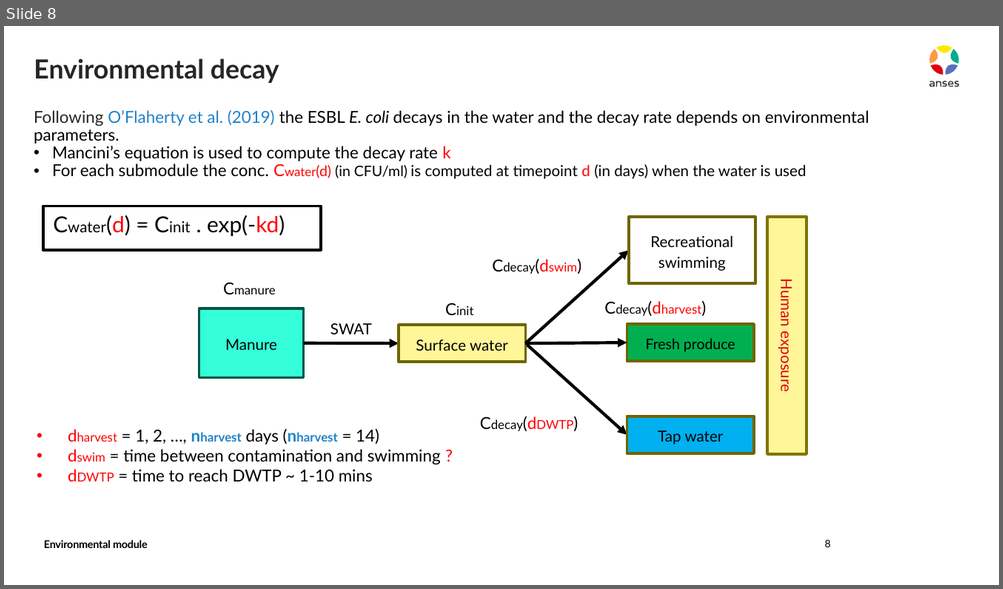
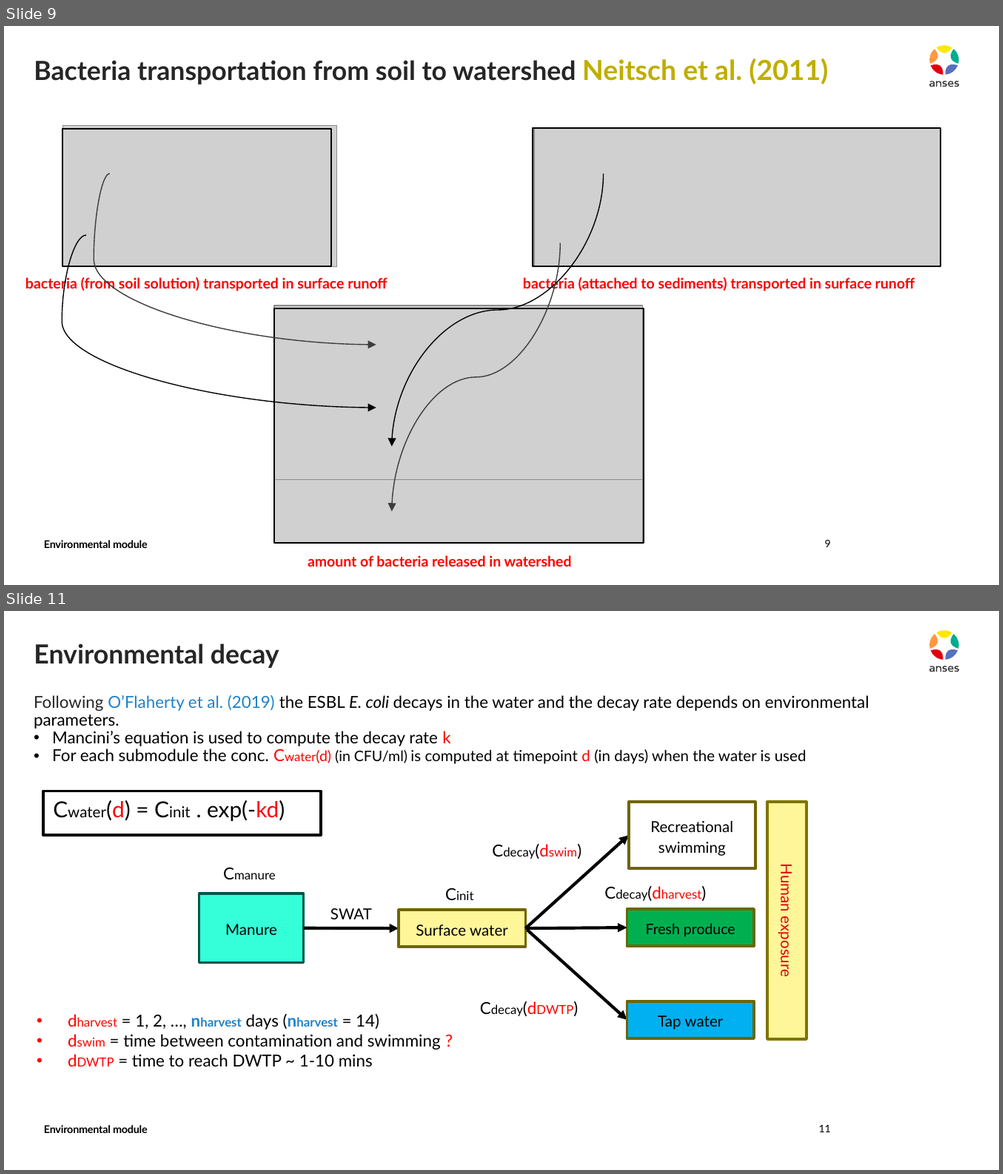
Before and after one commit to ENVIRE-JPIAMR/environmental-module, a slide deck: docs/draft.pptx. Shown one above the other, each under a label of ours: slide 8 before the commit, slides 9 and 11 after it; the slides between them are not shown. The pictures are 1003x589 and 1003x1174 pixels, drawn with LibreOffice and Linux fonts; fonts in the diff are those of the drawing; grey boxes stand for pictures. Boxes give left, top, right and bottom in pixels: in the first picture for what was removed or moved away, otherwise in the second. Text is boxed around its words. In the diff, an @@ line names an element or a change of style, - is before the commit and + after.

```diff
--- a/docs/draft.pptx
+++ b/docs/draft.pptx
@@ slide 9 added at bbox=[4, 26, 999, 585], background #FFFFFF; not listed: 10 template elements that a slide beside it also shows @@
@@ title added at bbox=[34, 59, 828, 84], 19.1 pt, text #262626, bold @@
+Bacteria transportation from soil to watershed Neitsch et al. (2011)
@@ picture added at bbox=[62, 125, 337, 266] @@
@@ rectangle added at bbox=[62, 128, 331, 266], outline #000000 1 pt @@
@@ rectangle added at bbox=[532, 128, 939, 266], outline #000000 1 pt @@
@@ picture added at bbox=[534, 128, 940, 266] @@
@@ curved arrow added from (109, 173) to (376, 345), #3C3C3C 0.75 pt @@
@@ curved arrow added from (603, 173) to (392, 447), #000000 0.75 pt @@
@@ curved arrow added from (87, 235) to (376, 408), #000000 0.75 pt @@
@@ curved arrow added from (560, 243) to (392, 511), #3C3C3C 0.75 pt @@
@@ text added at bbox=[25, 276, 387, 292], 10.5 pt, text #FF0000, bold @@
+bacteria (from soil solution) transported in surface runoff
@@ text added at bbox=[523, 276, 914, 292], 10.5 pt, text #FF0000, bold @@
+bacteria (attached to sediments) transported in surface runoff
@@ picture added at bbox=[275, 306, 643, 486] @@
@@ rectangle added at bbox=[275, 309, 643, 543], outline #000000 1 pt @@
@@ picture added at bbox=[275, 480, 643, 543] @@
@@ text added at bbox=[44, 540, 148, 548], 7.7 pt, text #000000, bold @@
+Environmental module
@@ text added at bbox=[307, 556, 572, 567], 10.5 pt, text #FF0000, bold @@
+amount of bacteria released in watershed
@@ page number added at bbox=[825, 540, 831, 548], 7.5 pt, text #000000 @@
+9
@@ what was slide 8 is now slide 11 @@
@@ page number at bbox=[819, 1125, 831, 1133]: text changed @@
-8
+11
```
Also in this commit, not shown: 1 slide changed, 2 other slides added, 1 other file.
